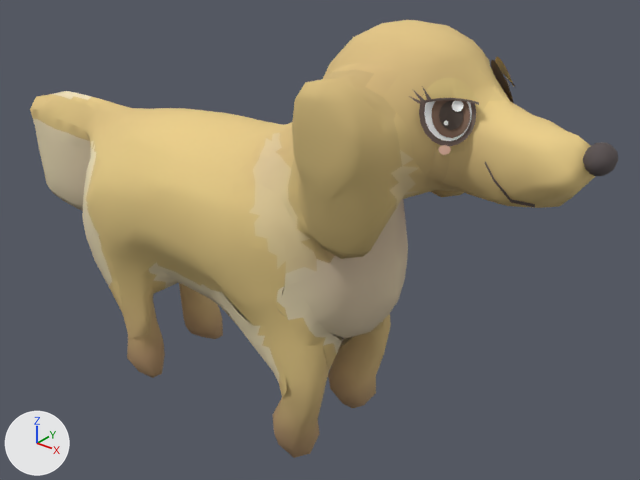
Before and after pictures for a commit that changed the glTF model art/models/animals/golden_retriever.glb.
One viewpoint serves both versions: a 50 mm camera at (0.393, -0.414, 0.411) aimed at (0.042, 0.025, 0.139). The lights are fixed; the arrows at lower left show +X, +Y and +Z. The picture after the commit comes second. Vertices at exactly the same position are counted once.

The older version as bpy lines, for what is in view:
```python
me_golden_retriever = bpy.data.meshes.new('golden_retriever')
me_golden_retriever.from_pydata(...)  # 2318 vertices, 3758 faces; spans x -0.25..0.25, y -0.075..0.075, z 0.0..0.307
me_golden_retriever.materials.append(mat_coat)
ob_golden_retriever = bpy.data.objects.new('golden_retriever', me_golden_retriever)
ob_golden_retriever.location = (0.0, 0.0, 0.0)
```
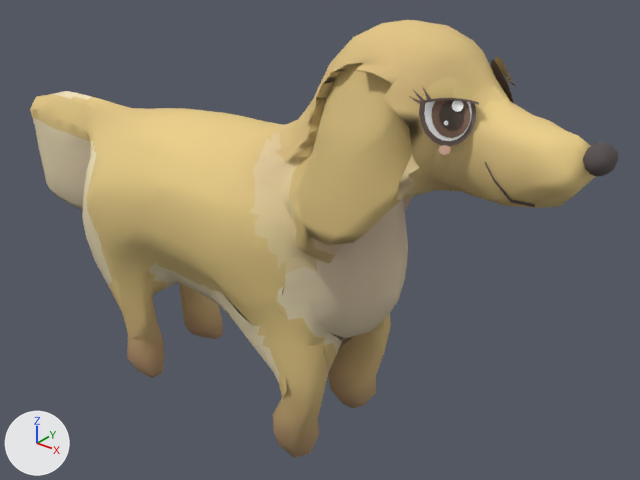
The newer file adds a shape key; the second version is drawn at full value of the shape key 'ear_flick' of 'golden_retriever', and the change is written as the vertex moves it makes.

What differs and where, as boxes (x1, y1, x2, y2) in the pictures (640 x 480 px; the box of a moved part takes in the faces that stretch with it):
part 1 of me_golden_retriever, moved or reshaped: before (279, 57, 490, 263); after (279, 62, 419, 263)

The change in detail:
me_golden_retriever is used by ob_golden_retriever; location (0.0, 0.0, 0.0).
me_golden_retriever had 2318 vertices, 3758 faces and spanned x -0.25..0.25, y -0.075..0.075, z 0.0..0.307.
me_golden_retriever now has 2318 vertices, 3758 faces and spans x -0.25..0.25, y -0.066..0.074, z 0.0..0.307.
me_golden_retriever part 1: 205 of 2318 vertices moved; they spanned x 0.076..0.156, y -0.075..0.075, z 0.172..0.289 and now span x 0.076..0.156, y -0.066..0.074, z 0.18..0.295; mean shift (0.0, 0.003, 0.006); largest move (0.124, -0.069, 0.289) -> (0.124, -0.022, 0.295).
